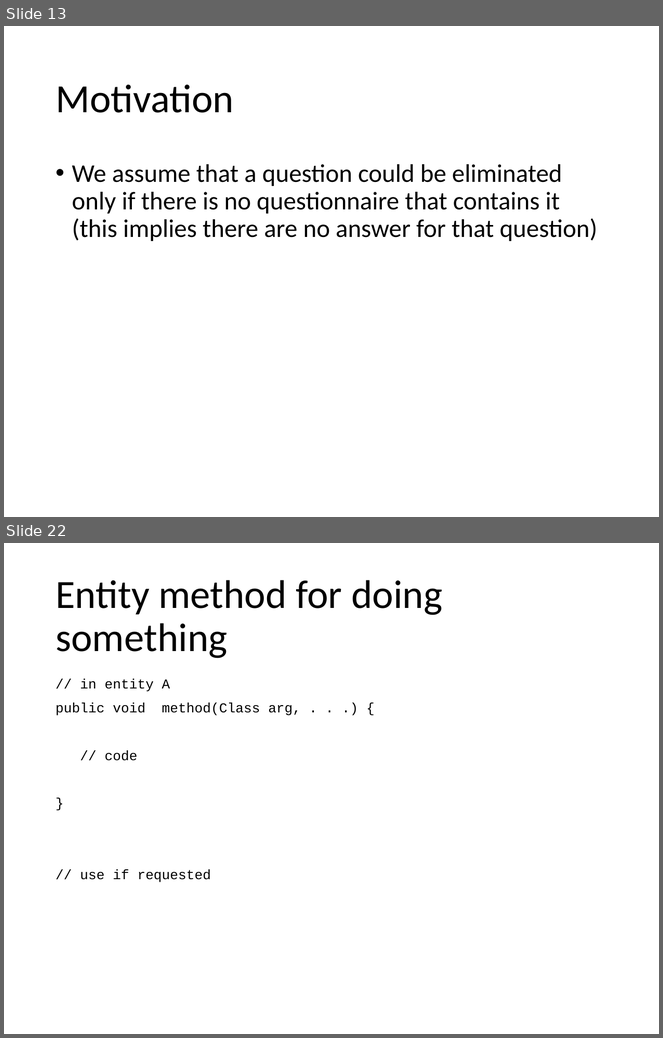
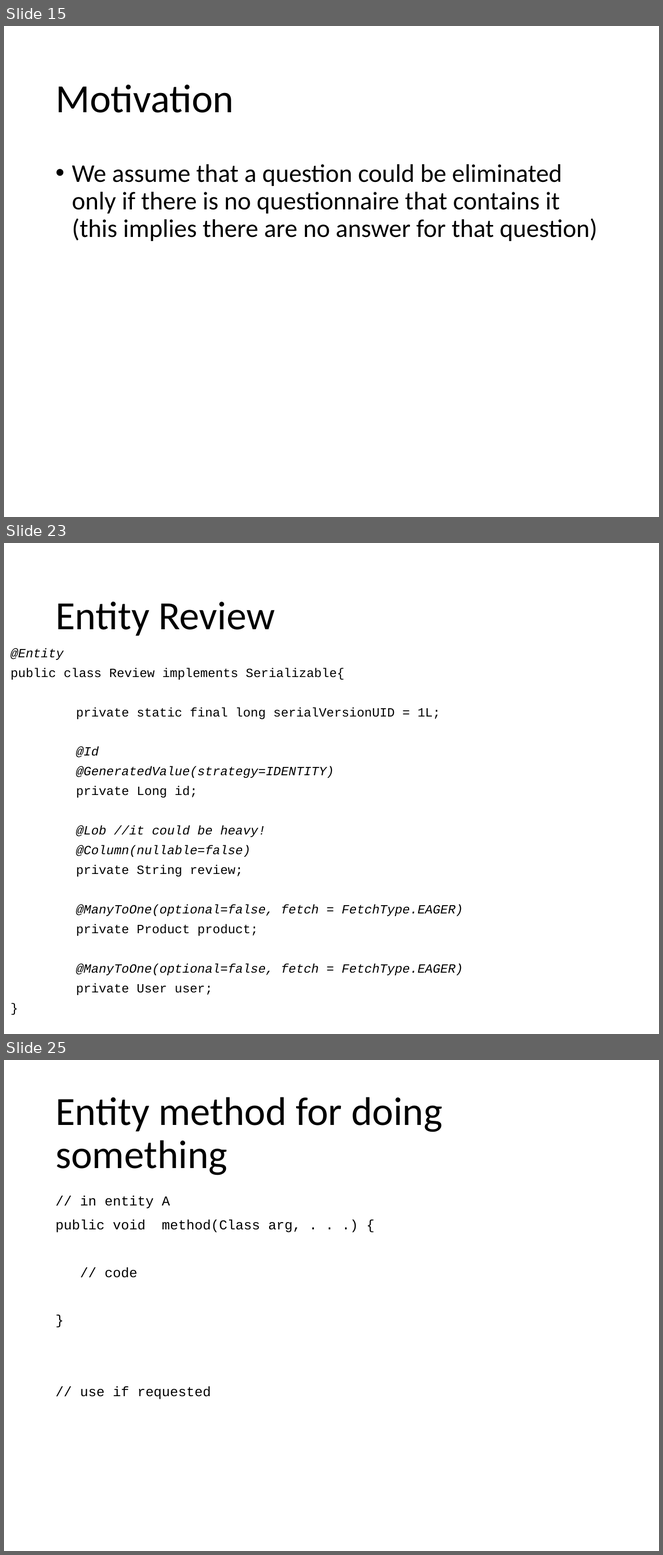
Before and after one commit to Paso198/Gamified-Marketing-Application, a slide deck: Design.pptx. Shown one above the other, each under a label of ours: slides 13 and 22 before the commit, slides 15, 23 and 25 after it; the slides between them are not shown. The pictures are 663x1038 and 663x1555 pixels, drawn with LibreOffice and Linux fonts; fonts in the diff are those of the drawing. Boxes give left, top, right and bottom in pixels: in the first picture for what was removed or moved away, otherwise in the second. Text is boxed around its words. In the diff, an @@ line names an element or a change of style, - is before the commit and + after.

Commit message:
updated doc, er & review is now lob

```diff
--- a/Design.pptx
+++ b/Design.pptx
@@ slide 23 added at [4, 543, 659, 1034], background #FFFFFF @@
@@ title added at [55, 601, 275, 636], 44 pt, text #000000 @@
+Entity Review
@@ text added at [11, 648, 464, 995], 13.9 pt, text #000000, italic @@
+@Entity
+public class Review implements Serializable{
+private static final long serialVersionUID = 1L;
+@Id
+@GeneratedValue(strategy=IDENTITY)
+private Long id;
+@Lob //it could be heavy!
+@Column(nullable=false)
+private String review;
+@ManyToOne(optional=false, fetch = FetchType.EAGER)
+private Product product;
+@ManyToOne(optional=false, fetch = FetchType.EAGER)
+private User user;
+}
@@ what was slide 13 is now slide 15 @@
@@ what was slide 22 is now slide 25 @@
```
Also in this commit, not shown: 9 slides changed, 3 other slides added, 1 slide removed, 3 other files.
